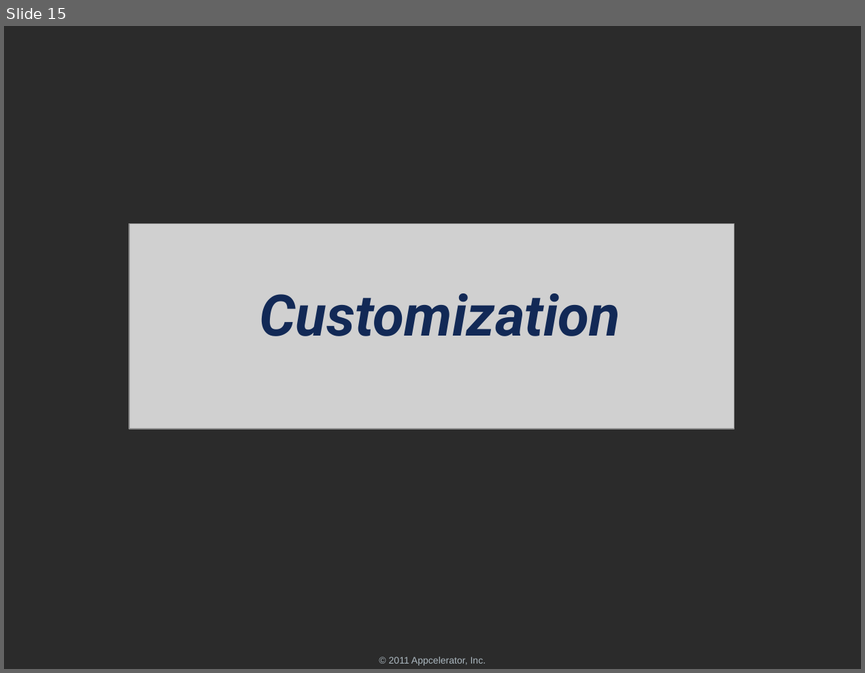
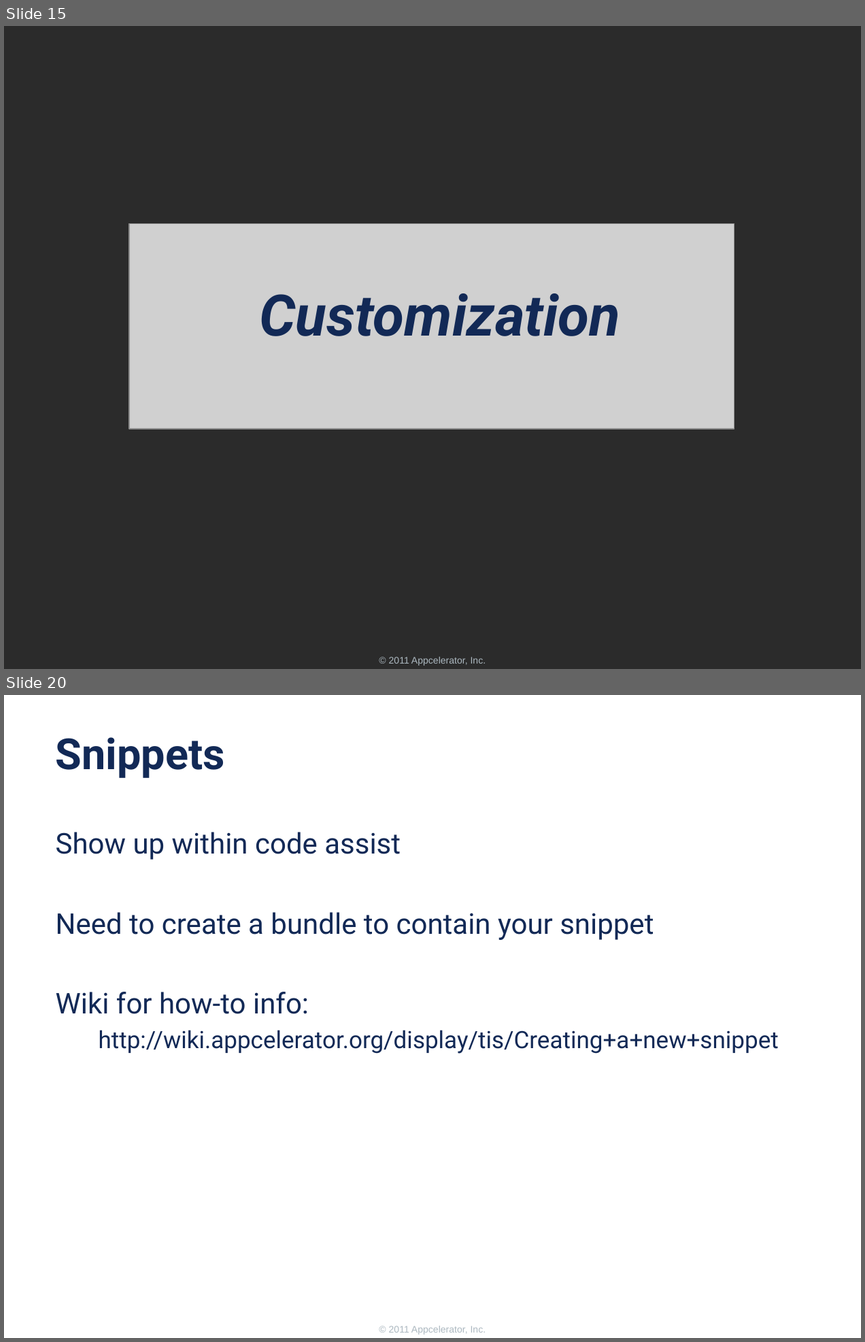
Before and after one commit to appcelerator-forks/appcelerator-training.tcmd_certification, a slide deck: 300/300.pptx. Shown one above the other, each under a label of ours: slide 15 before the commit, slides 15 and 20 after it; the slides between them are not shown. The pictures are 865x673 and 865x1342 pixels, drawn with LibreOffice and Linux fonts; fonts in the diff are those of the drawing; grey boxes stand for pictures; background and template pictures are left out; a plain dark background stands for a picture behind light text. Boxes give left, top, right and bottom in pixels: in the first picture for what was removed or moved away, otherwise in the second. Text is boxed around its words. In the diff, an @@ line names an element or a change of style, - is before the commit and + after.

```diff
--- a/300/300.pptx
+++ b/300/300.pptx
@@ slide 20 added at [4,695,861,1338], background #FFFFFF; not listed: 1 template element that a slide beside it also shows @@
@@ title added at [56,737,225,778], 36 pt, text #122956, bold @@
+Snippets
@@ text added at [56,832,779,1053], 24 pt, text #122956 @@
+Show up within code assist
+Need to create a bundle to contain your snippet
+Wiki for how-to info:
+  http://wiki.appcelerator.org/display/tis/Creating+a+new+snippet
```
Also in this commit, not shown: 1 slide changed, 4 other slides added, 2 slides removed, 1 other file.
